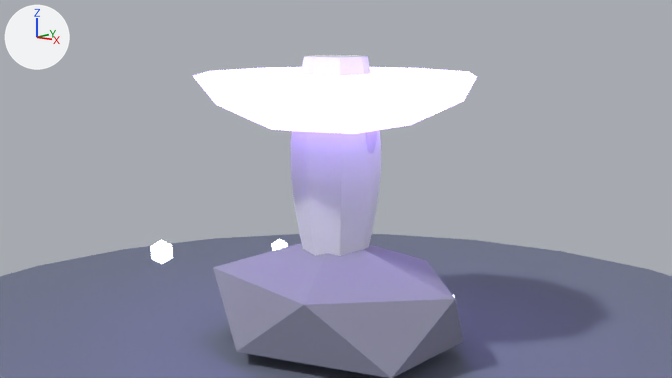
The Blender file tools/mcp/blender-mcp/50-Vegetacion/hongo_luminoso_lowpoly.blend: old version first, new version second.
The view is the same before and after, from the file's camera 'CAM_HongoLumin'. Every picture has the same lights, and +X, +Y and +Z are marked at upper left. The older version comes first.

Before the edit, the objects in view are built like this:
```python
ob_base_arena = bpy.data.objects.new('Base_Arena', me_cylinder)
ob_base_arena.location = (0.0, 0.0, -0.12)
ob_sm_capa_hongo = bpy.data.objects.new('SM_Capa_Hongo', me_m_capa_hongo)
ob_sm_capa_hongo.location = (0.0, 0.0, 0.0)
ob_sm_mota_3 = bpy.data.objects.new('SM_Mota_3', me_icosphere_003)
ob_sm_mota_3.location = (-0.598, 0.307, 0.293)
ob_sm_mota_4 = bpy.data.objects.new('SM_Mota_4', me_icosphere_004)
ob_sm_mota_4.location = (-0.506, -0.521, 0.452)
ob_sm_pie_hongo = bpy.data.objects.new('SM_Pie_Hongo', me_m_pie_hongo)
ob_sm_pie_hongo.location = (0.0, 0.0, 0.4)
ob_sm_piedra_hongo = bpy.data.objects.new('SM_Piedra_Hongo', me_m_piedra_hongo)
ob_sm_piedra_hongo.location = (0.0, 0.0, 0.0)
```
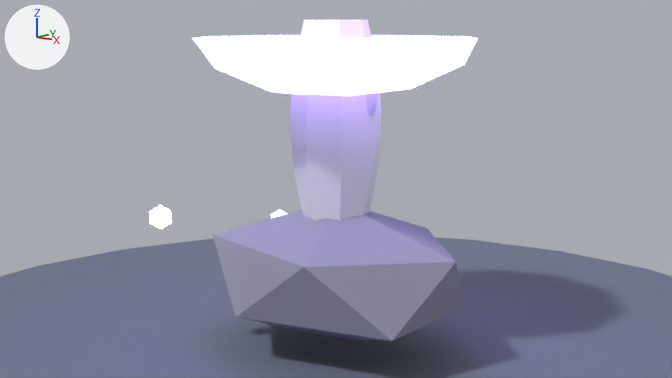
What changed in the scene script:
```text
Change ob_sm_piedra_hongo:
    ob_sm_piedra_hongo.location: (0.0, 0.0, 0.0) -> (0.0, 0.0, 0.147)
Change ob_sm_pie_hongo:
    ob_sm_pie_hongo.location: (0.0, 0.0, 0.4) -> (0.0, 0.0, 0.547)
Change ob_sm_capa_hongo:
    ob_sm_capa_hongo.location: (0.0, 0.0, 0.0) -> (0.0, 0.0, 0.147)
Change ob_sm_mota_3:
    ob_sm_mota_3.location: (-0.598, 0.307, 0.293) -> (-0.598, 0.307, 0.441)
Change ob_sm_mota_4:
    ob_sm_mota_4.location: (-0.506, -0.521, 0.452) -> (-0.506, -0.521, 0.599)
```

Where the change shows, as pixel boxes [x1, y1, x2, y2] in the pictures (672 x 378 px):
'SM_Piedra_Hongo', moved: before [213, 243, 463, 378]; after [212, 210, 464, 341]
'SM_Capa_Hongo', moved: before [193, 67, 477, 134]; after [192, 35, 478, 96]
'SM_Pie_Hongo', moved: before [291, 55, 381, 256]; after [290, 20, 381, 221]
'SM_Mota_4', moved: before [150, 240, 173, 264]; after [149, 205, 172, 229]
'SM_Mota_3', moved: before [271, 239, 288, 251]; after [271, 209, 287, 218]
